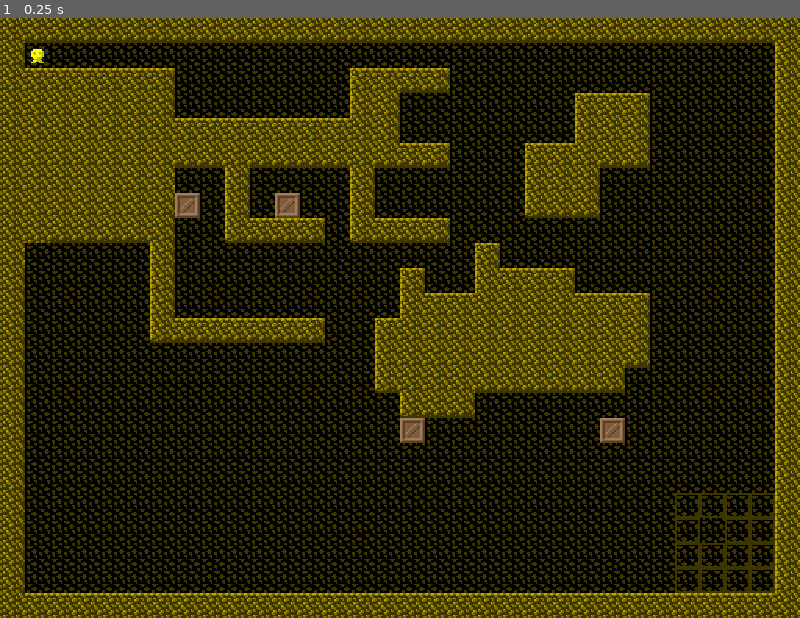
Above: before the commit, frame 1.
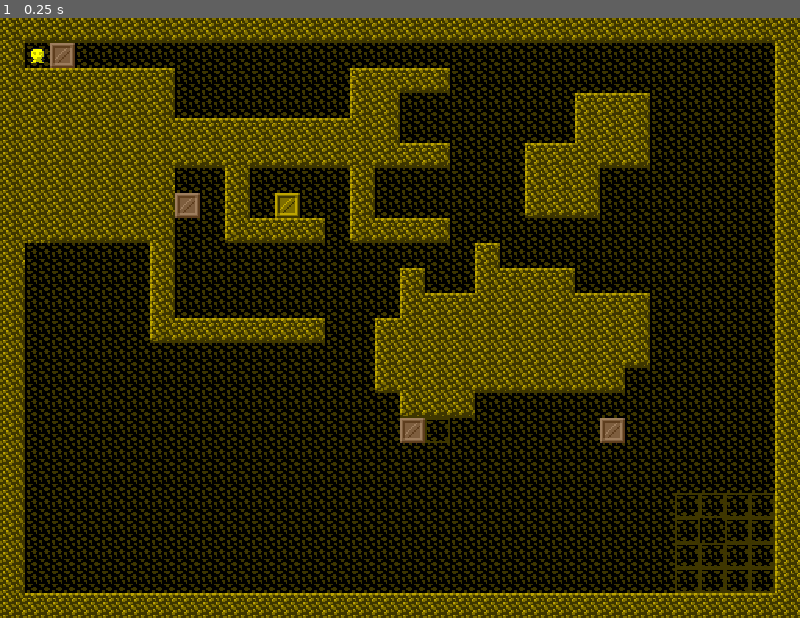
Above: after the commit, the same moment.

Repository: Drachenbauer/Sokoban
Game: Godot game, scene res://scenes/Game.tscn
Same seed, same stepped clock (60 frames per second), same inputs: the game is played once before the commit and once after it.
Inputs:
- Up to frame 1 (0.25 s): no input

The runs differ from the first frame. In frame 1, 0.3% of the frame differs, in the area x 6-57%, y 4-71%.

Commit message:
edited scripts

Diff:
--- a/scenes/Box.tscn
+++ b/scenes/Box.tscn
@@ -26,6 +26,7 @@
 func _ready():
 	grid = get_parent()
 	type = grid.BOX
+	check_display_state()
 
 
 # Called every frame. 'delta' is the elapsed time since the previous frame.
--- a/scenes/Level_1.tscn
+++ b/scenes/Level_1.tscn
@@ -48,7 +48,7 @@
 	var target_positions = targets.get_used_cells()
 	for target_pos in target_positions:
 		if target_pos.x < grid_size.x and target_pos.y < grid_size.y:
-			grid[target_pos.x][target_pos.y] = TARGET
+			target_grid[target_pos.x][target_pos.y] = TARGET
 
 	# add walls to grid
 	var wall_positions = walls.get_used_cells()
@@ -58,6 +58,7 @@
 
 	# add boxes to grid
 	var box_positions = []
+	box_positions.append(Vector2(2, 1))
 	box_positions.append(Vector2(7, 7))
 	box_positions.append(Vector2(11, 7))
 	box_positions.append(Vector2(16, 16))
@@ -76,15 +77,10 @@
 	grid[player_pos.x][player_pos.y] = PLAYER
 	add_child(player)
 
-# Called every frame. 'delta' is the elapsed time since the previous frame.
-#func _process(delta):
-#	pass
-
-
+#called by player and box to know, if they can move to the next cell
 func is_possible_move(pos, direction):
 	var own_pos = world_to_map(pos)
 	var target_pos = own_pos + direction
-
 
 	if target_pos.x < grid_size.x and target_pos.x >= 0:
 		if target_pos.y < grid_size.y and target_pos.y >= 0:
@@ -99,12 +95,14 @@
 				return true
 	return false
 
-
+#coalled by the box to know, if the player is about to push it
 func has_pusher(pos, direction):
 	var pusher_pos = world_to_map(pos)
+	print(grid.find(PLAYER))
 	return grid[pusher_pos.x][pusher_pos.y] == PLAYER
 
-
+#called by player and box to set thei next positions in the grid
+# (need a way to make the box call it before the player to prevent them from overwriting each other in the grid)
 func update_child_pos(child_node):
 	var grid_pos = world_to_map(child_node.position)
 	grid[grid_pos.x][grid_pos.y] = null
@@ -117,6 +115,9 @@
 
 func get_player_direction():
 	return player.direction
+
+func get_player_position():
+	return player.position
 
 
 func is_on_target(pos):
@@ -183,7 +184,7 @@
 tile_set = SubResource( 55 )
 cell_size = Vector2( 16, 16 )
 format = 1
-tile_data = PoolIntArray( 1245211, 0, 0, 1245212, 0, 0, 1245213, 0, 0, 1245214, 0, 0, 1310747, 0, 0, 1310749, 0, 0, 1310750, 0, 0, 1376283, 0, 0, 1376284, 0, 0, 1376285, 0, 0, 1376286, 0, 0, 1441819, 0, 0, 1441820, 0, 0, 1441821, 0, 0, 1441822, 0, 0 )
+tile_data = PoolIntArray( 458763, 0, 0, 1048593, 0, 0, 1245211, 0, 0, 1245212, 0, 0, 1245213, 0, 0, 1245214, 0, 0, 1310747, 0, 0, 1310749, 0, 0, 1310750, 0, 0, 1376283, 0, 0, 1376284, 0, 0, 1376285, 0, 0, 1376286, 0, 0, 1441819, 0, 0, 1441820, 0, 0, 1441821, 0, 0, 1441822, 0, 0 )
 
 [node name="Walls" type="TileMap" parent="Ground/Targets"]
 z_as_relative = false
